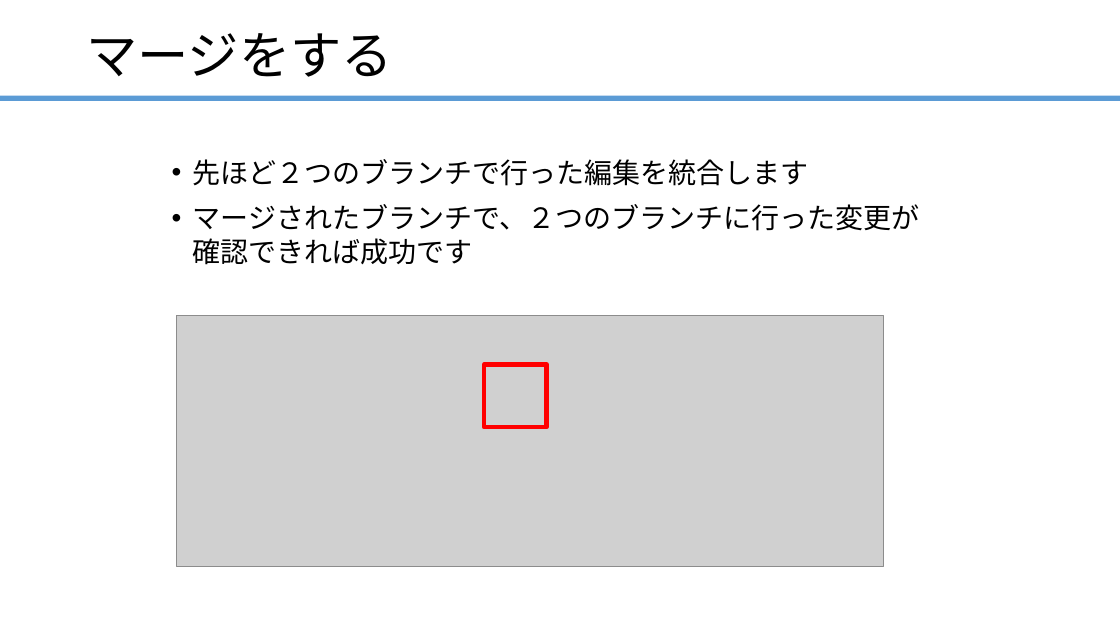
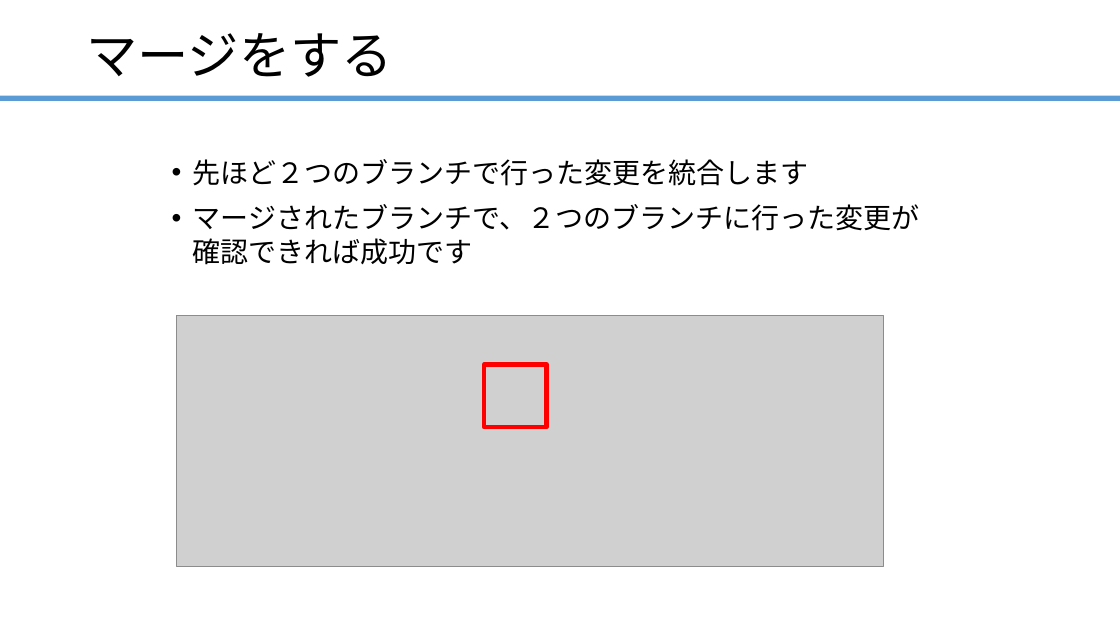
Before and after one commit to ainsAins/Git-, a slide deck: slide 37 of ハンズオン_Git入門.pptx. Drawn at 1120x630 pixels with LibreOffice and Linux fonts; fonts in the diff are those of the drawing; grey boxes stand for pictures. Boxes give left, top, right and bottom in pixels: in the first picture for what was removed or moved away, otherwise in the second. Text is boxed around its words. In the diff, an @@ line names an element or a change of style, - is before the commit and + after.

```diff
--- a/ハンズオン_Git入門.pptx
+++ b/ハンズオン_Git入門.pptx
@@ text at (193, 159, 809, 186): text changed @@
-• 先ほど２つのブランチで行った編集を統合します
+• 先ほど２つのブランチで行った変更を統合します
```
Also in this commit, not shown: 2 other slides changed.
